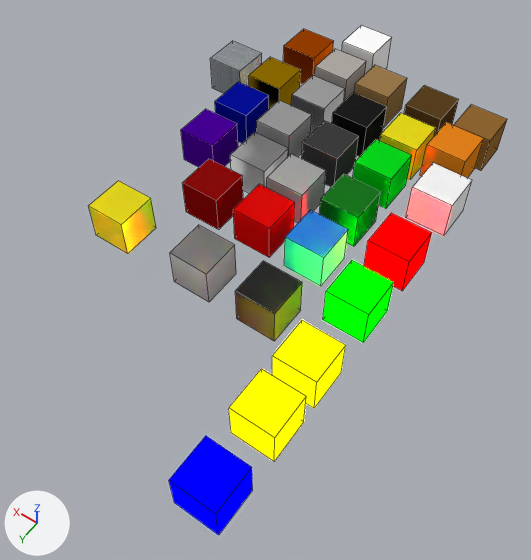
The Blender file components/materials.blend: old version first, new version second.
Rendered twice from a camera (50 mm lens) standing at (-13.5, 27.2, 25.2) and looking at (-0.9, 9.6, -2.4). Every picture has the same lights, and +X, +Y and +Z are marked at lower left. Mesh edges are drawn as thin lines.

In view in the first picture: 'Black Substrate', 'Blue Emitter', 'Blue Plastic', 'Dark Red Plastic', 'Green Emitter', 'Orange Emitter', 'Red Emitter', 'Red Plastic', 'Red Substrate', 'Red Substrate.001', 'White Plastic', 'Yellow Emitter'.
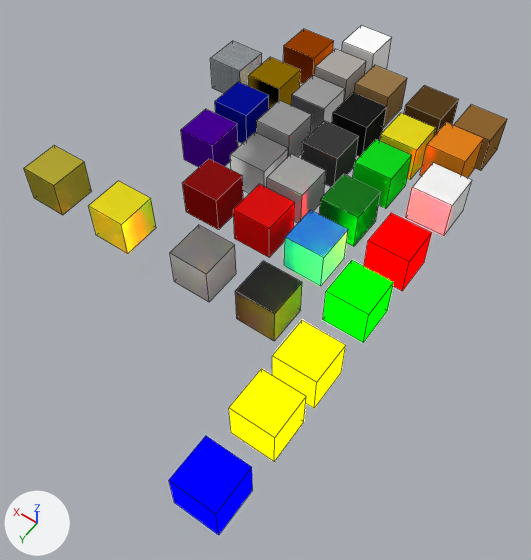
Boxes (x1, y1, x2, y2) around the edits, measured in the pictures (531 x 560 px):
```json
{"object": "Red Substrate.002", "change": "added", "after": [24, 145, 92, 215]}
```

Edits to the scene script, one JSON object a line:
```json
{"op": "add", "block": "ng_pcb_texture", "code": ["ng_pcb_texture = bpy.data.node_groups.new('PCB Texture', 'ShaderNodeTree')", "# nodes: BsdfAnisotropic, BsdfDiffuse, BsdfTranslucent, CombineColor, Math, MixShader, RGBToBW, SeparateColor", "# colours: grey #bcbcbc, green #04e700, yellow #cabc3c, white #e7e7e7, yellow #fffb82"]}
{"op": "add", "block": "mat_pcb_texture", "code": ["mat_pcb_texture = bpy.data.materials.new('PCB Texture')", "# nodes: Displacement, Group, OutputMaterial", "# colours: grey #bcbcbc, dark green #026d00, yellow #cabc3c, white #ffffff"]}
{"op": "add", "block": "me_cube_032", "code": ["me_cube_032 = bpy.data.meshes.new('Cube.032')", "me_cube_032.from_pydata(...)  # a box spanning x -1.0..1.0, y -1.0..1.0, z -1.0..1.0", "me_cube_032.materials.append(mat_pcb_texture)"]}
{"op": "add", "block": "ob_red_substrate_002", "code": ["ob_red_substrate_002 = bpy.data.objects.new('Red Substrate.002', me_cube_032)", "ob_red_substrate_002.location = (9.73, 11.94, 0.0)"]}
```
